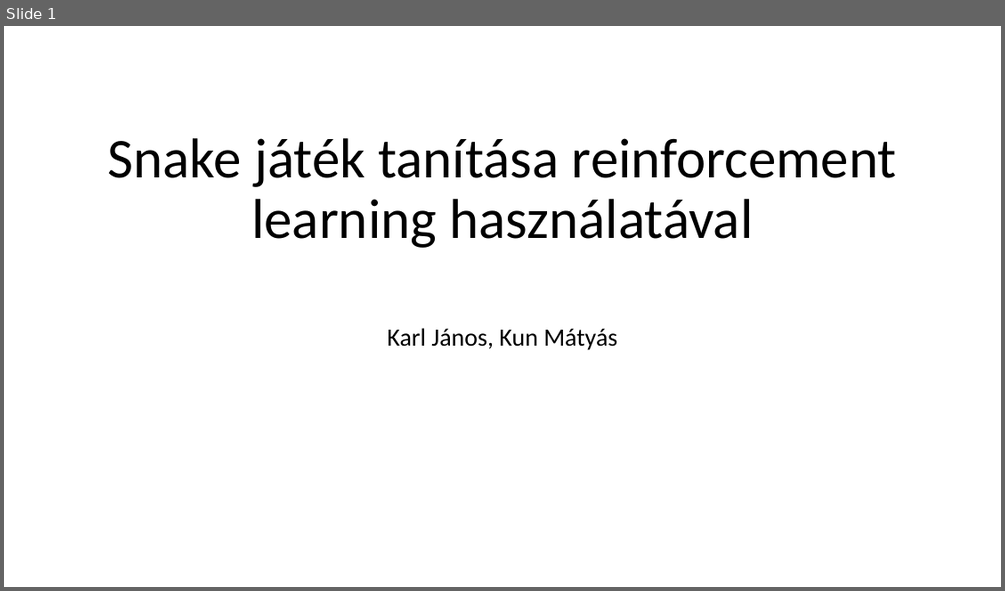
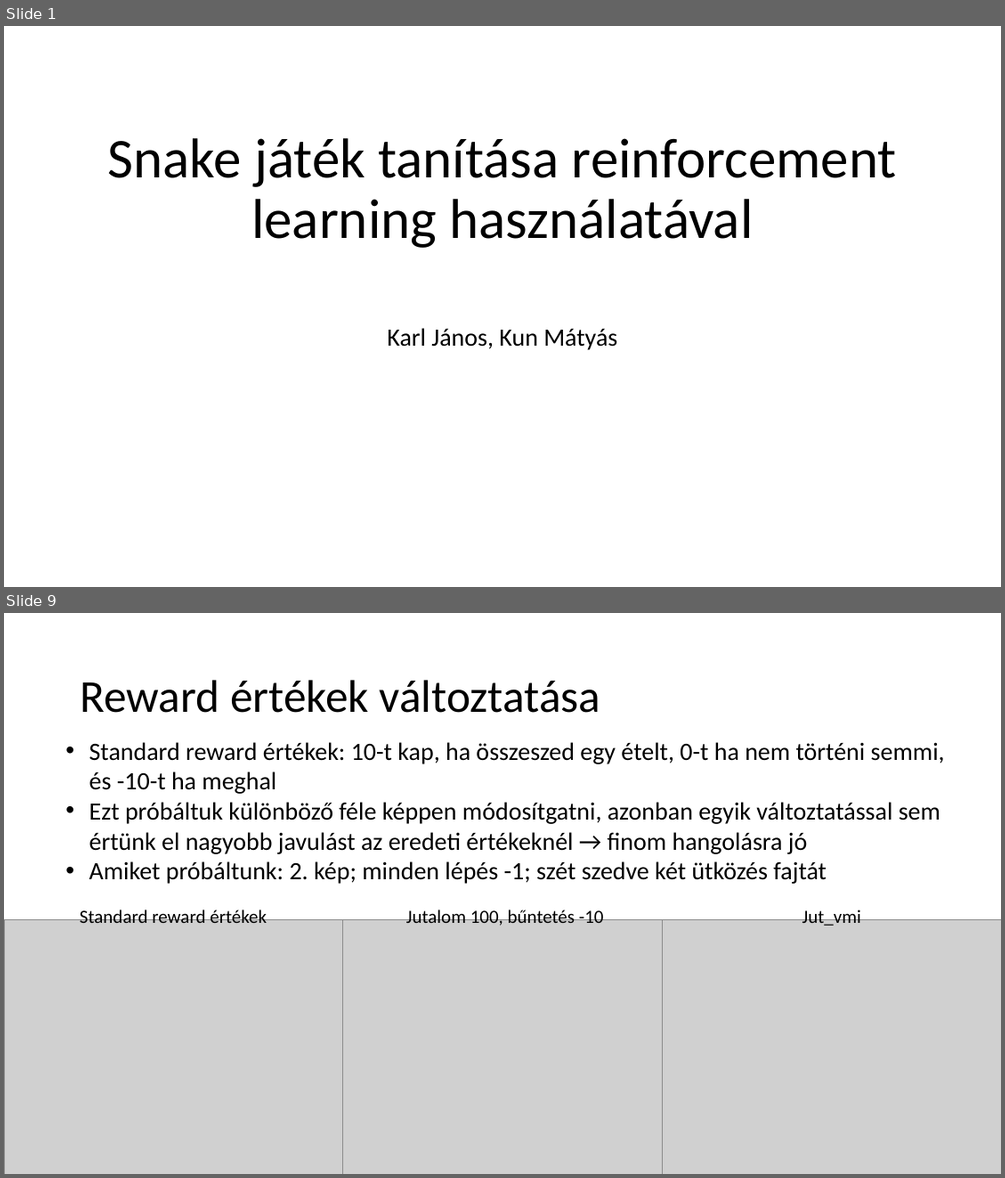
Before and after one commit to kunmts/Snake_AI_gyak, a slide deck: Projektmunka_KarlJanos_KunMatyas.pptx. Shown one above the other, each under a label of ours: slide 1 before the commit, slides 1 and 9 after it; the slides between them are not shown. The pictures are 1005x591 and 1005x1178 pixels, drawn with LibreOffice and Linux fonts; fonts in the diff are those of the drawing; grey boxes stand for pictures. Boxes give left, top, right and bottom in pixels: in the first picture for what was removed or moved away, otherwise in the second. Text is boxed around its words. In the diff, an @@ line names an element or a change of style, - is before the commit and + after.

```diff
--- a/Projektmunka_KarlJanos_KunMatyas.pptx
+++ b/Projektmunka_KarlJanos_KunMatyas.pptx
@@ slide 9 added at <box>4,613,1001,1174</box>, background #FFFFFF @@
@@ title added at <box>80,680,601,713</box>, 44 pt, text #000000 @@
+Reward értékek változtatása
@@ text added at <box>89,742,945,884</box>, 24 pt, text #000000 @@
+• Standard reward értékek: 10-t kap, ha összeszed egy ételt, 0-t ha nem történi semmi, és -10-t ha meghal
+• Ezt próbáltuk különböző féle képpen módosítgatni, azonban egyik változtatással sem értünk el nagyobb javulást az eredeti értékeknél → finom hangolásra jó
+• Amiket próbáltunk: 2. kép; minden lépés -1; szét szedve két ütközés fajtát
@@ picture added at <box>4,919,343,1174</box> @@
@@ text added at <box>80,907,267,923</box>, 18 pt, text #000000 @@
+Standard reward értékek
@@ picture added at <box>336,919,675,1174</box> @@
@@ text added at <box>406,907,604,925</box>, 18 pt, text #000000 @@
+Jutalom 100, bűntetés -10
@@ picture added at <box>663,919,1001,1174</box> @@
@@ text added at <box>802,907,861,925</box>, 18 pt, text #000000 @@
+Jut_vmi
```
Also in this commit, not shown: 2 slides changed, 8 other slides added, 2 slides removed.
